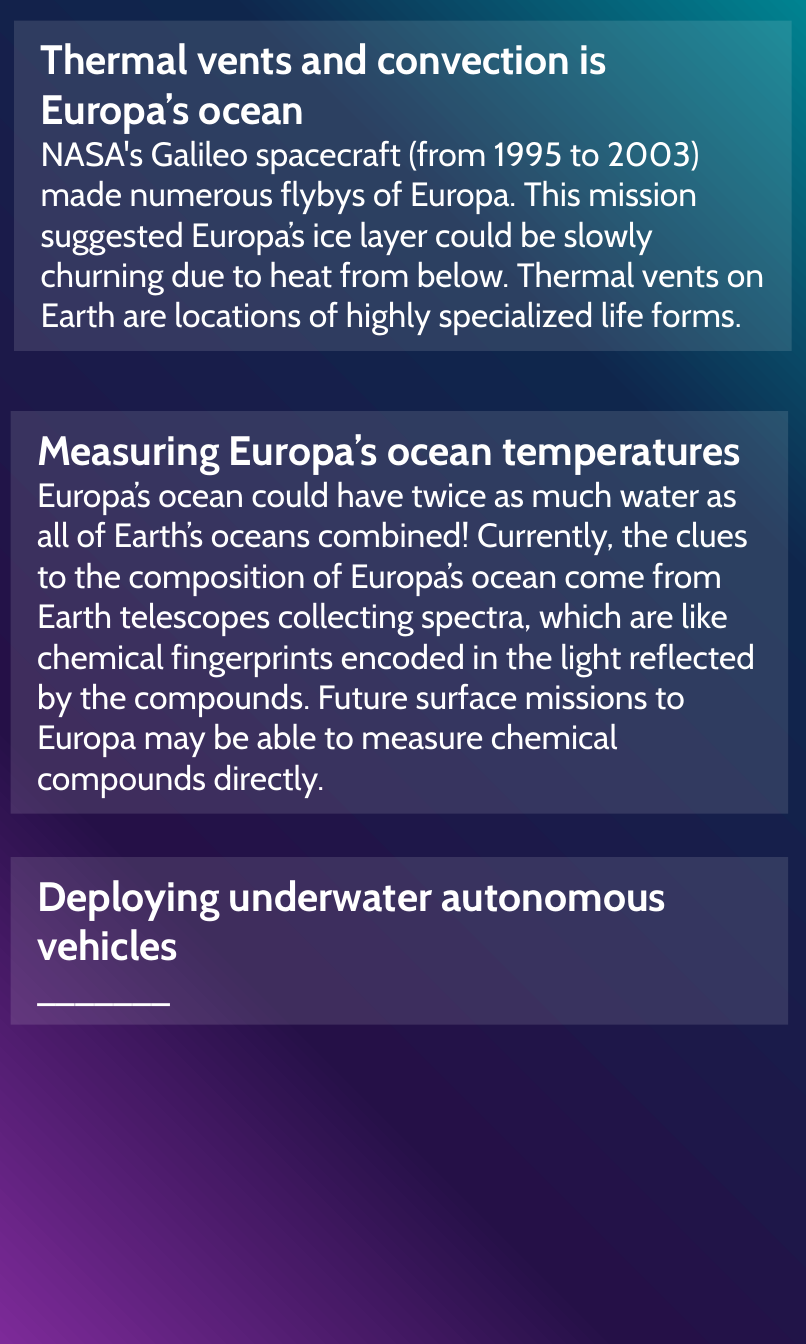
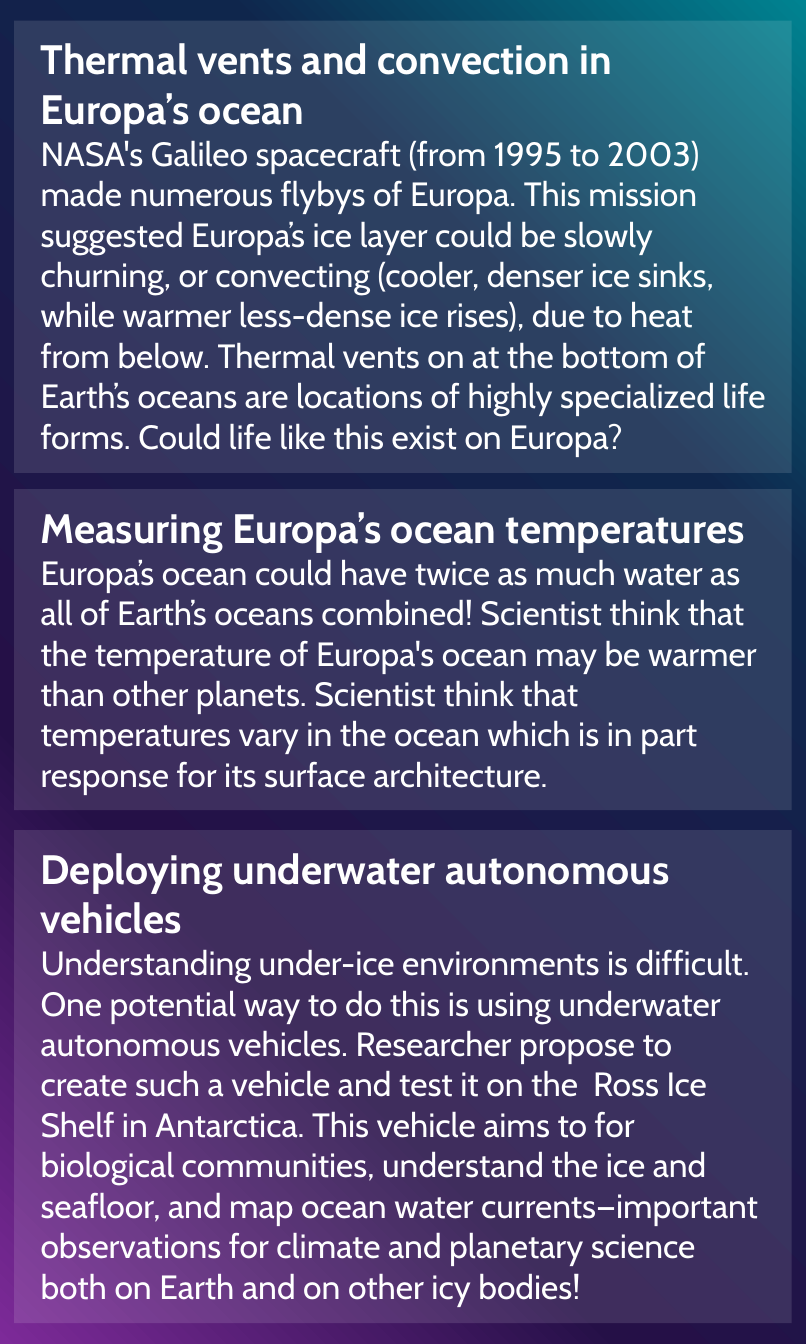
Before and after one commit to lkstanwyck/SpaceApps2021, a slide deck: slide 2 of Mission Cards.pptx. Drawn at 806x1344 pixels with LibreOffice and Linux fonts; fonts in the diff are those of the drawing. Boxes give left, top, right and bottom in pixels: in the first picture for what was removed or moved away, otherwise in the second. Text is boxed around its words. In the diff, an @@ line names an element or a change of style, - is before the commit and + after.

```diff
--- a/Mission Cards.pptx
+++ b/Mission Cards.pptx
@@ rectangle "Thermal vents and convection in ...": place and size @@
-rectangle "Thermal vents and convection in ..." at box(13, 21, 790, 352)
+rectangle "Thermal vents and convection in ..." at box(13, 21, 790, 473)
@@ text in rectangle at box(41, 43, 765, 457): text changed @@
-Thermal vents and convection is Europa’s ocean
-NASA's Galileo spacecraft (from 1995 to 2003) made numerous flybys of Europa. This mission suggested Europa’s ice layer could be slowly churning due to heat from below. Thermal vents on Earth are locations of highly specialized life forms.
+Thermal vents and convection in Europa’s ocean
+NASA's Galileo spacecraft (from 1995 to 2003) made numerous flybys of Europa. This mission suggested Europa’s ice layer could be slowly churning, or convecting (cooler, denser ice sinks, while warmer less-dense ice rises), due to heat from below. Thermal vents on at the bottom of Earth’s oceans are locations of highly specialized life forms. Could life like this exist on Europa?
@@ rectangle "Measuring Europa’s ocean temperatures": place and size @@
-rectangle "Measuring Europa’s ocean temperatures" at box(11, 411, 787, 814)
+rectangle "Measuring Europa’s ocean temperatures" at box(13, 489, 790, 809)
@@ text in rectangle at box(41, 559, 757, 795): text changed @@
-Europa’s ocean could have twice as much water as all of Earth’s oceans combined! Currently, the clues to the composition of Europa’s ocean come from Earth telescopes collecting spectra, which are like chemical fingerprints encoded in the light reflected by the compounds. Future surface missions to Europa may be able to measure chemical compounds directly.
+Europa’s ocean could have twice as much water as all of Earth’s oceans combined! Scientist think that the temperature of Europa's ocean may be warmer than other planets. Scientist think that temperatures vary in the ocean which is in part response for its surface architecture.
@@ rectangle "Deploying underwater autonomous vehicles": place and size @@
-rectangle "Deploying underwater autonomous vehicles" at box(11, 857, 787, 1024)
+rectangle "Deploying underwater autonomous vehicles" at box(13, 830, 790, 1322)
@@ text in rectangle at box(41, 949, 758, 1307): text changed @@
-_______
+Understanding under-ice environments is difficult. One potential way to do this is using underwater autonomous vehicles. Researcher propose to create such a vehicle and test it on the Ross Ice Shelf in Antarctica. This vehicle aims to for biological communities, understand the ice and seafloor, and map ocean water currents—important observations for climate and planetary science both on Earth and on other icy bodies!
```
Also in this commit, not shown: 2 other slides changed.
